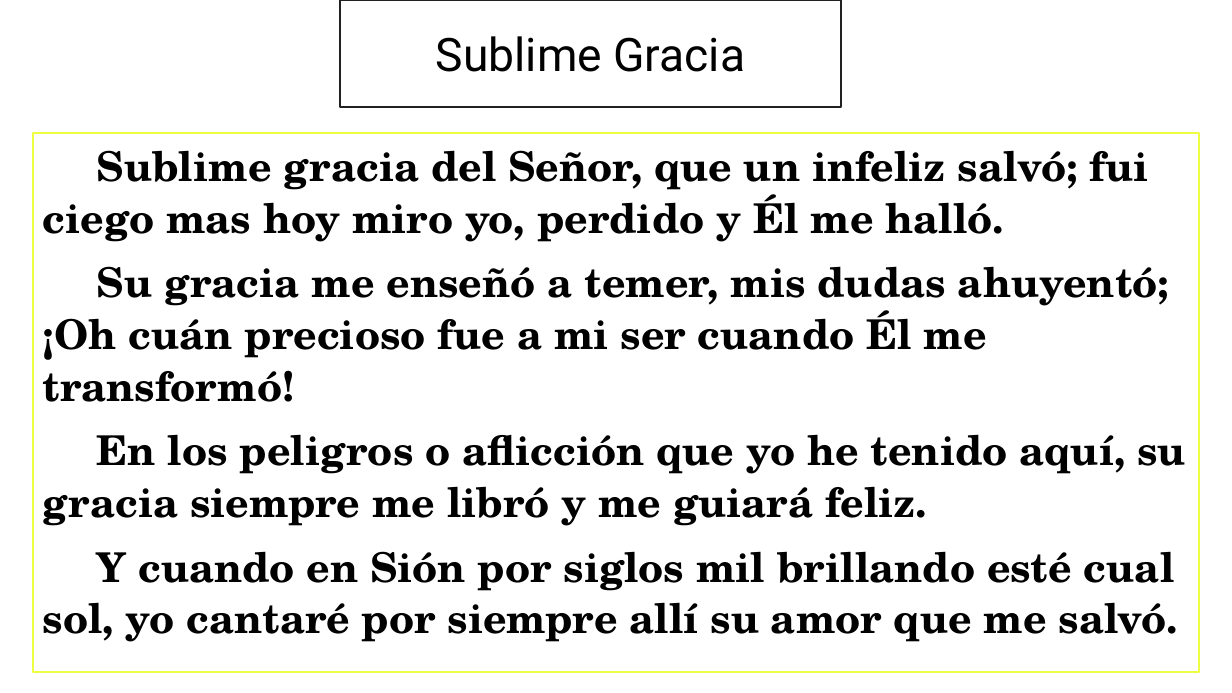
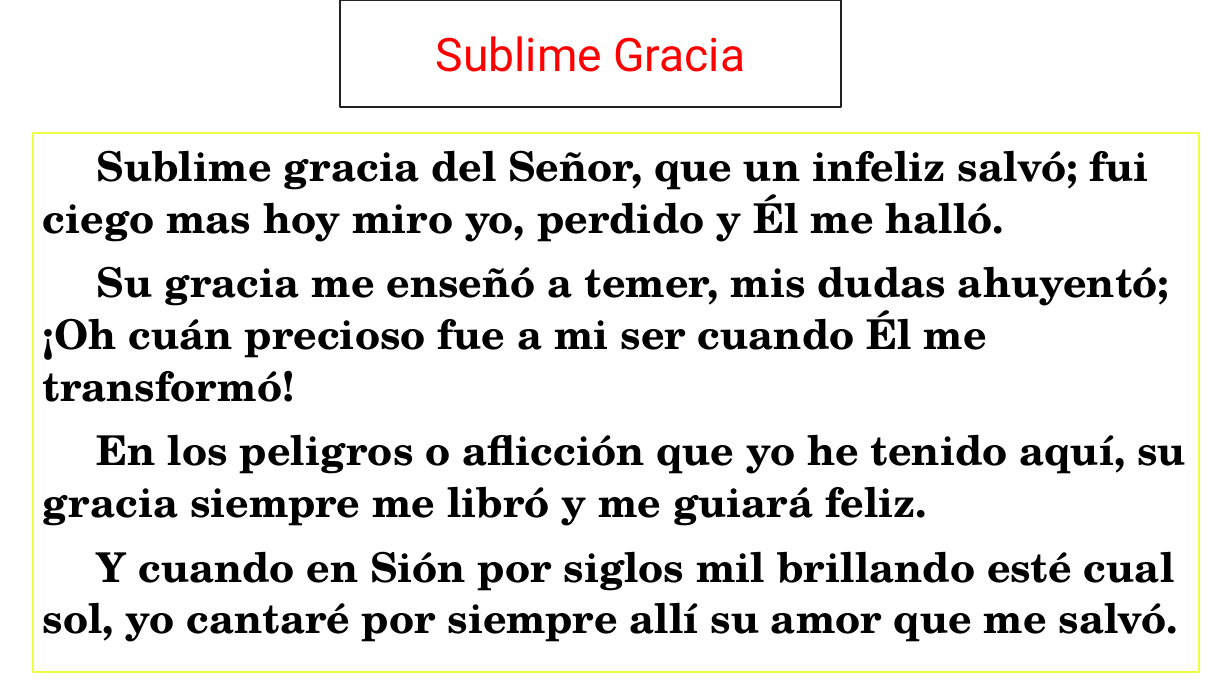
Before and after one commit to JSickshot/Estrella-de-David, a slide deck: slide 75 of otro/Cantos 09.pptx. Drawn at 1232x693 pixels with LibreOffice and Linux fonts; fonts in the diff are those of the drawing. Boxes give left, top, right and bottom in pixels: in the first picture for what was removed or moved away, otherwise in the second. Text is boxed around its words. In the diff, an @@ line names an element or a change of style, - is before the commit and + after.

```diff
--- a/otro/Cantos 09.pptx
+++ b/otro/Cantos 09.pptx
@@ title "Sublime Gracia" at [340,0,841,106]: text colour #000000 to #FF0000 @@
```
Also in this commit, not shown: 1 other slide changed, 8 other files.
